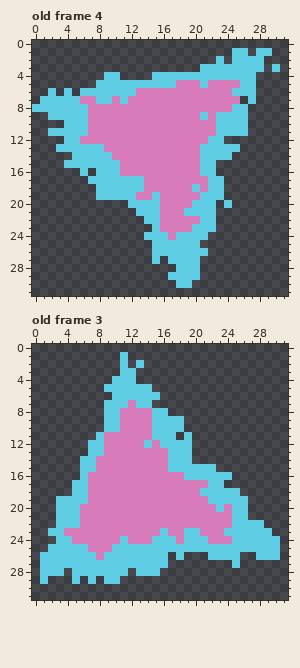
File history of a pixel-art file, assets/sprites/characters/triangle.aseprite. That is the earlier state.
32x32 pixels, 4 frames. Shown: old frame 4, old frame 3. The commit also changed other frames, which this record leaves out.
After the commit:
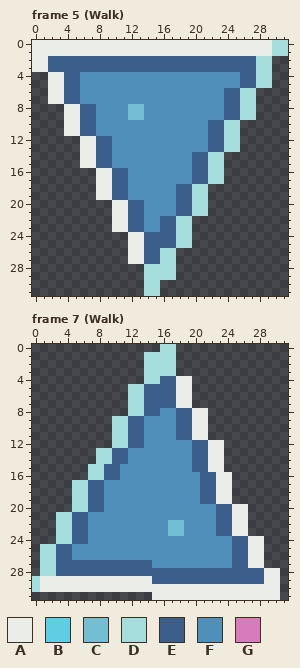
Palette (. is transparent): A #ebede9  B #5fcde4  C #73bed3  D #a4dddb  E #3c5e8b  F #4f8fba  G #d77bba
A new or re-ordered frame is compared with the old frame closest to it.
The edit:
frames 4 -> 8
Changed rows in their new state; - is an unchanged pixel.
Frame 5 (Walk) is new; against old frame 4:
first column x 0:
 0 AAAAAAAAAAAAAAAAAAAAAAAAAAAAAADD
 1 AAAAAAAAAAAAAAAAAAAAAAAAAAAAAADD
 2 AAEEEEEEEEEEEEEEEEEEEEEEEEEEDD--
 3 AAEEEEEEEEEEEEEEEEEEEEEEEEEEDD.-
 4 --AAEEFFFFFFFFFFFFFFFFFFFFEEDD--
 5 --AAEEFFFFFFFFFFFFFFFFFFFFEEDD--
 6 --AAEEFFFFFFFFFFFFFFFFFFEEDD----
 7 -.AAEEFFFFFFFFFFFFFFFFFFEEDD----
 8 ....AAEEFFFFCCFFFFFFFFFFEEDD----
 9 --..AAEEFFFFCCFFFFFFFFFFEEDD----
10 ----AAEEFFFFFFFFFFFFFFEEDD.-----
11 --..AAEEFFFFFFFFFFFFFFEEDD.-----
12 ----..AAEEFFFFFFFFFFFFEEDD------
13 ---...AAEEFFFFFFFFFFFFEEDD------
14 -----.AAEEFFFFFFFFFFEEDD.-------
15 ----..AAEEFFFFFFFFFFEEDD--------
16 ------.-AAEEFFFFFFFFEEDD--------
17 -------.AAEEFFFFFFFFEEDD--------
18 --------AAEEFFFFFFEEDD..--------
19 --------AAEEFFFFFFEEDD..--------
20 ----------AAEEFFFFEEDD.-.-------
21 ----------AAEEFFFFEEDD.---------
22 ----------AAEEFFEEDD...---------
23 ----------AAEEFFEEDD...---------
24 ------------AAEEEEDD..----------
25 ------------AAEEEEDD.-----------
26 ------------AAEEDD....----------
27 ------------AAEEDD...-----------
28 --------------DDDD...-----------
29 --------------DDDD...-----------
30 --------------DD--..------------
31 --------------DD----------------
Frame 7 (Walk) is new; against old frame 3:
first column x 0:
 0 ----------------DD-------------
 1 -----------.--DDDD-------------
 2 -----------.-.DDDD-------------
 3 -----------..-DDDD-------------
 4 ----------...-DDEEAA-----------
 5 ---------...DDEEEEAA-----------
 6 ----------..DDEEEEAA-----------
 7 ---------...DDEEEEAA-----------
 8 ---------...DDEEFFEEAA---------
 9 ---------.DDEEFFFFEEAA---------
10 ---------.DDEEFFFFEEAA---------
11 --------..DDEEFFFFEEAA---------
12 -------...DDEEFFFFFFEEAA-------
13 -------.DDEEFFFFFFFFEEAA-------
14 ------..DDEEFFFFFFFFEEAA-------
15 ------.DDEEFFFFFFFFFEEAA-------
16 ------.DDEEFFFFFFFFFFEEAA------
17 -----DDEEFFFFFFFFFFFFEEAA------
18 -----DDEEFFFFFFFFFFFFEEAA.-----
19 ---..DDEEFFFFFFFFFFFFEEAA..----
20 ---..DDEEFFFFFFFFFFFFFFEEAA----
21 ---DDEEFFFFFFFFFFFFFFFFEEAA----
22 ---DDEEFFFFFFFFFFCCFFFFEEAA..--
23 --.DDEEFFFFFFFFFFCCFFFFEEAA...-
24 ---DDEEFFFFFFFFFFFFFFFFFFEEAA..
25 -DDEEFFFFFFFFFFFFFFFFFFFFEEAA..
26 -DDEEFFFFFFFFFFFFFFFFFFFFEEAA..
27 -DDEEEEEEEEEEEEFFFFFFFFFFEEAA--
28 -DDEEEEEEEEEEEEEEEEEEEEEEEEEEAA
29 DAAAAAAAAAAAAAAEEEEEEEEEEEEEEAA
30 DAAAAAAAAAAAAAAAAAAAAAAAAAAAAAA
31 ---------------AAAAAAAAAAAAAAAA
